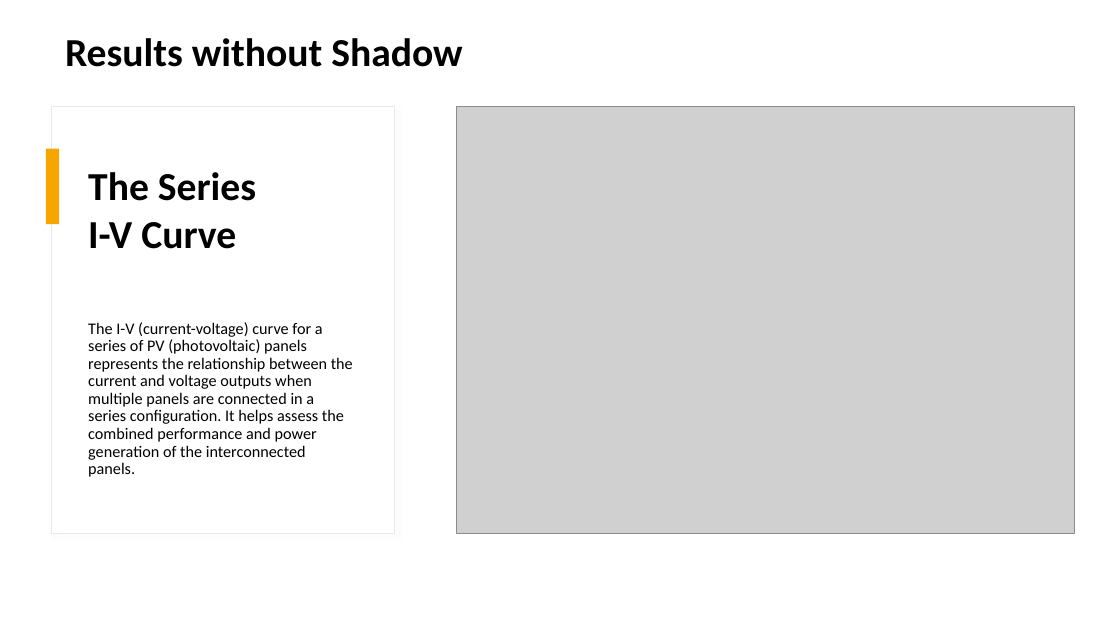
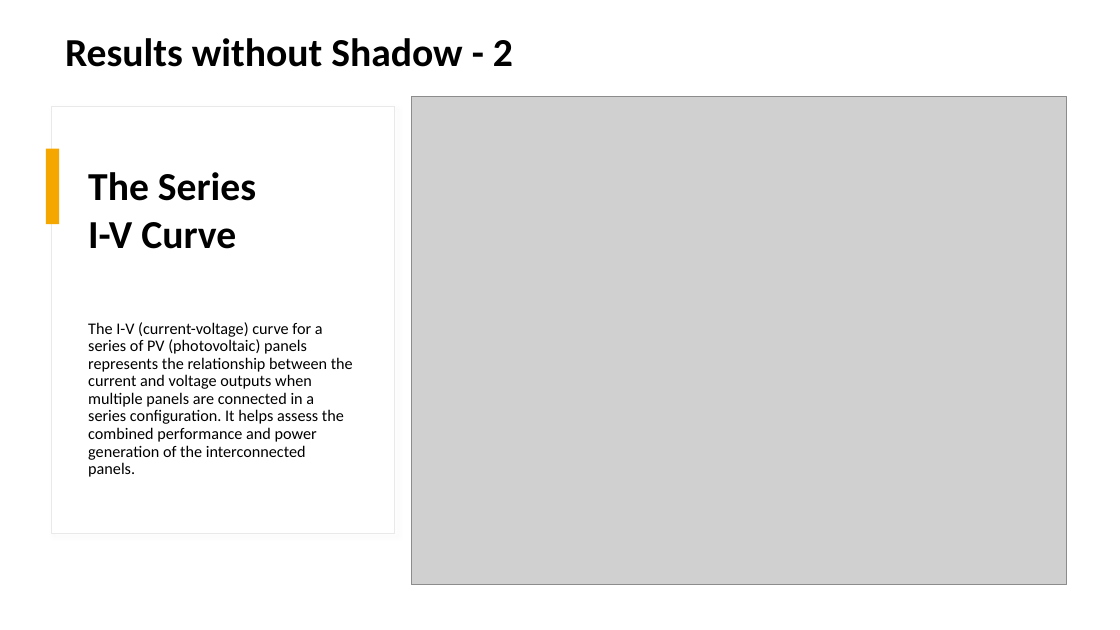
Before and after one commit to mdg217/RenewableEnergyProject, a slide deck: slide 13 of ProgettoRESM.pptx (slide 12 before the commit). Drawn at 1120x630 pixels with LibreOffice and Linux fonts; fonts in the diff are those of the drawing; grey boxes stand for pictures. Boxes give left, top, right and bottom in pixels: in the first picture for what was removed or moved away, otherwise in the second. Text is boxed around its words. In the diff, an @@ line names an element or a change of style, - is before the commit and + after.

```diff
--- a/ProgettoRESM.pptx
+++ b/ProgettoRESM.pptx
@@ text at [65, 38, 513, 67]: text changed @@
-Results without Shadow
+Results without Shadow - 2
@@ picture: place and size @@
-picture at [456, 107, 1075, 534]
+picture at [411, 96, 1067, 585]
```
Also in this commit, not shown: 4 other slides changed, 11 slides added, 6 slides removed, 40 other files.
